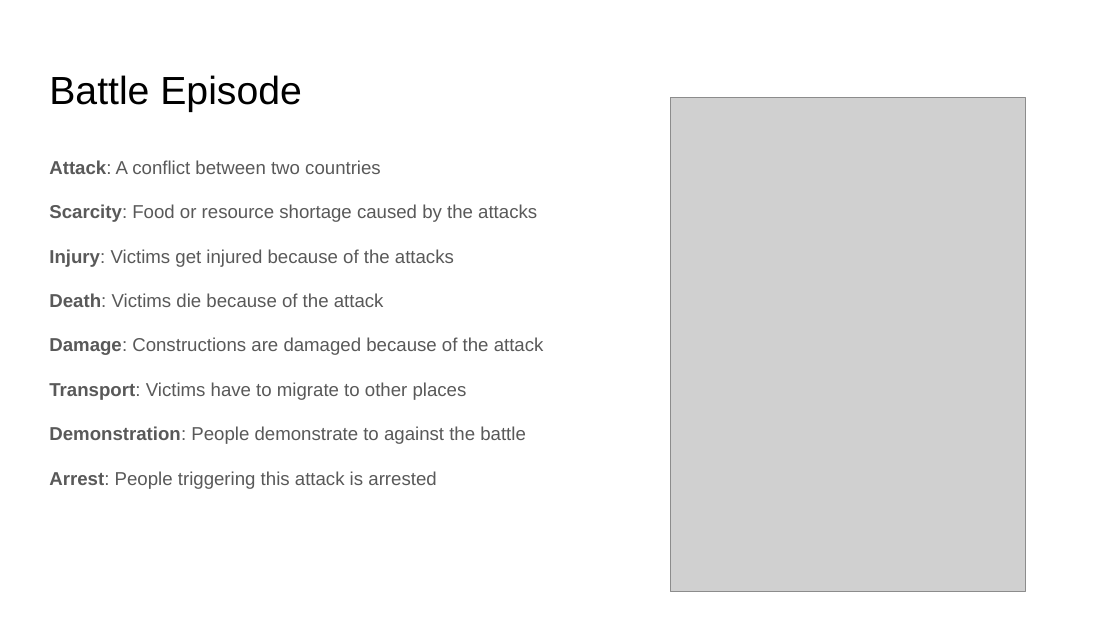
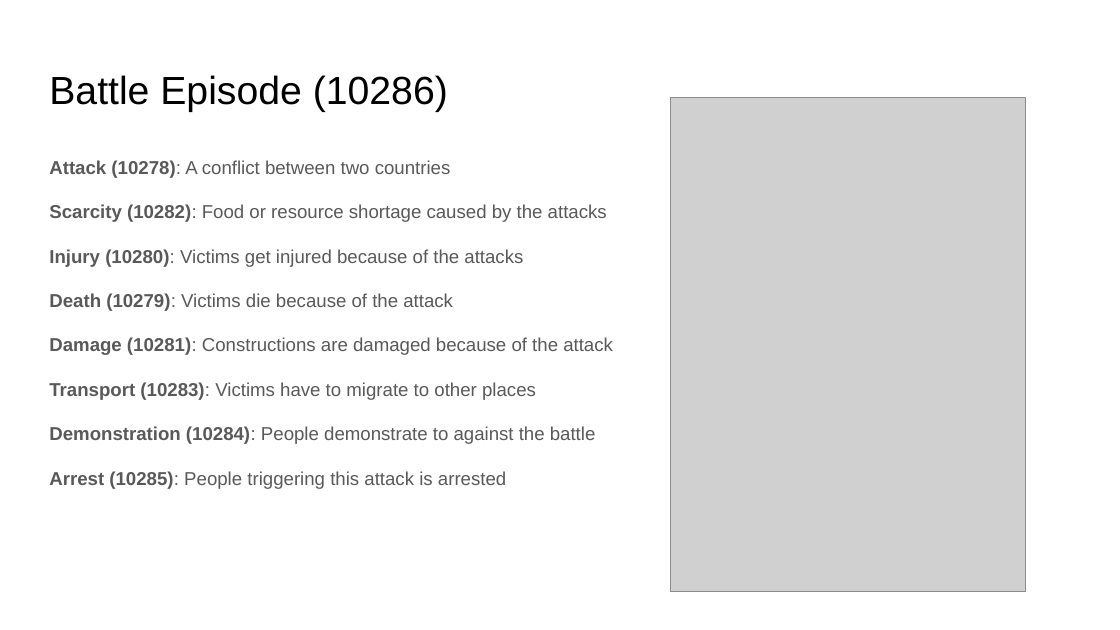
Before and after one commit to RESIN-KAIROS/schemalib, a slide deck: slide 3 of hrf/international_conflict.pptx. Drawn at 1120x630 pixels with LibreOffice and Linux fonts; fonts in the diff are those of the drawing; grey boxes stand for pictures. Boxes give left, top, right and bottom in pixels: in the first picture for what was removed or moved away, otherwise in the second. Text is boxed around its words. In the diff, an @@ line names an element or a change of style, - is before the commit and + after.

Commit message:
modify international conflict json and pptx

```diff
--- a/hrf/international_conflict.pptx
+++ b/hrf/international_conflict.pptx
@@ title at (49, 75, 448, 112): text changed @@
-Battle Episode
+Battle Episode (10286)
@@ text at (49, 160, 613, 489): text changed @@
-Attack: A conflict between two countries
-Scarcity: Food or resource shortage caused by the attacks
-Injury: Victims get injured because of the attacks
-Death: Victims die because of the attack
-Damage: Constructions are damaged because of the attack
-Transport: Victims have to migrate to other places
-Demonstration: People demonstrate to against the battle
-Arrest: People triggering this attack is arrested
+Attack (10278): A conflict between two countries
+Scarcity (10282): Food or resource shortage caused by the attacks
+Injury (10280): Victims get injured because of the attacks
+Death (10279): Victims die because of the attack
+Damage (10281): Constructions are damaged because of the attack
+Transport (10283): Victims have to migrate to other places
+Demonstration (10284): People demonstrate to against the battle
+Arrest (10285): People triggering this attack is arrested
```
Also in this commit, not shown: 2 other slides changed, 1 other file.
